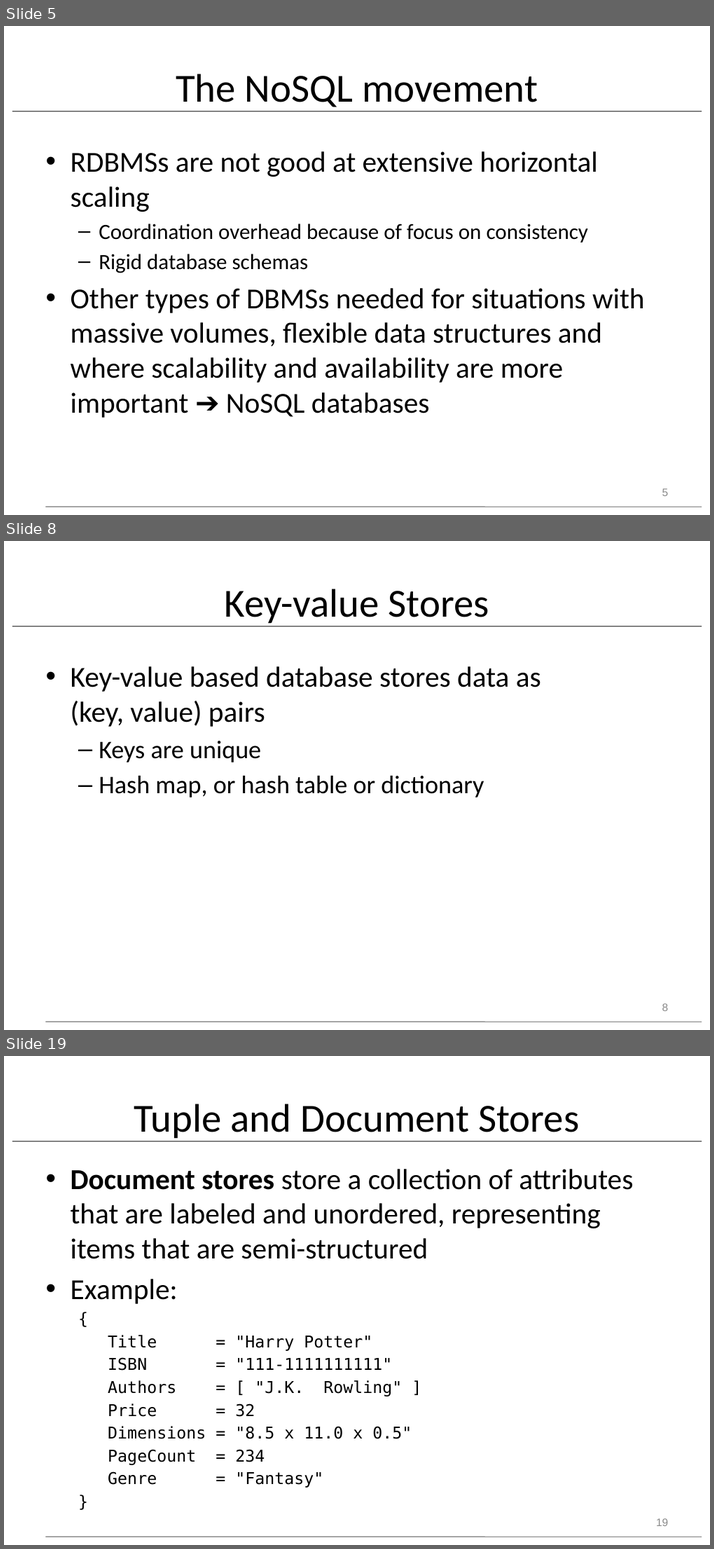
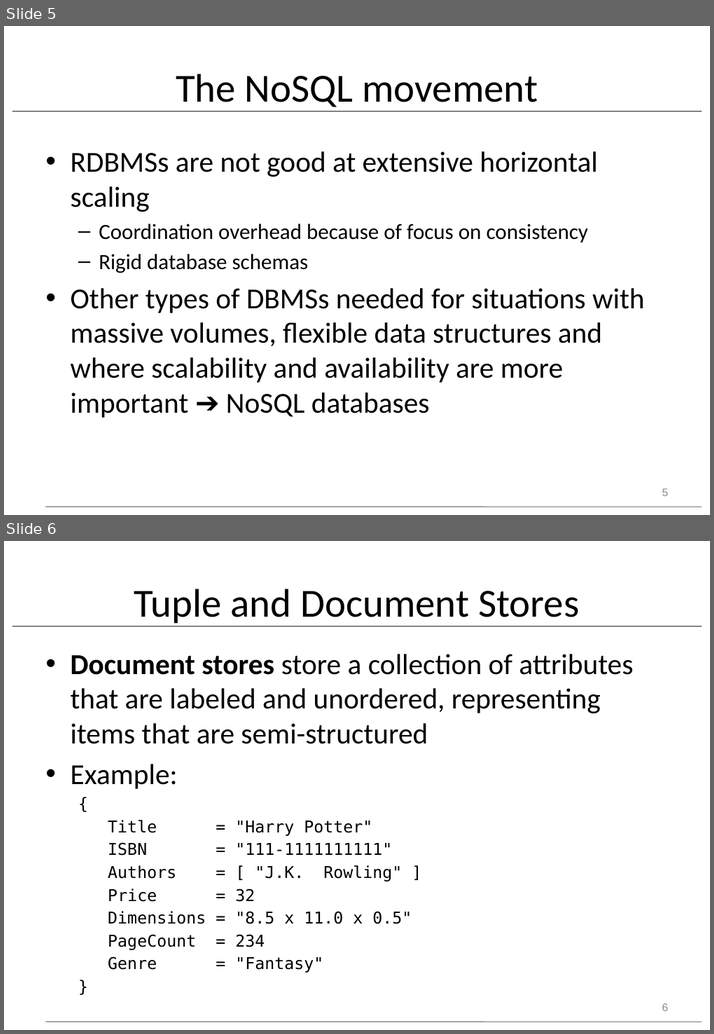
Before and after one commit to dickinson-comp378-fa2025/comp378-web, a slide deck: resources/class27/pdbm-ch11-abbrev.pptx. Shown one above the other, each under a label of ours: slides 5, 8 and 19 before the commit, slides 5 and 6 after it; the slides between them are not shown. The pictures are 714x1549 and 714x1034 pixels, drawn with LibreOffice and Linux fonts; fonts in the diff are those of the drawing. Boxes give left, top, right and bottom in pixels: in the first picture for what was removed or moved away, otherwise in the second. Text is boxed around its words. In the diff, an @@ line names an element or a change of style, - is before the commit and + after.

```diff
--- a/resources/class27/pdbm-ch11-abbrev.pptx
+++ b/resources/class27/pdbm-ch11-abbrev.pptx
@@ slide 8 removed at (x1=4, y1=541, x2=710, y2=1030), background #FFFFFF; not listed: 2 template elements that a slide beside it also shows @@
@@ title removed at (x1=224, y1=589, x2=489, y2=626) @@
-Key-value Stores
@@ text removed at (x1=70, y1=666, x2=541, y2=797) @@
-• Key-value based database stores data as
-  (key, value) pairs
-  – Keys are unique
-  – Hash map, or hash table or dictionary
@@ page number removed at (x1=662, y1=1003, x2=668, y2=1011) @@
-8
@@ what was slide 19 is now slide 6 @@
@@ page number at (x1=662, y1=1003, x2=668, y2=1011): text changed @@
-19
+6
```
Also in this commit, not shown: 15 other slides removed, 1 other file.
